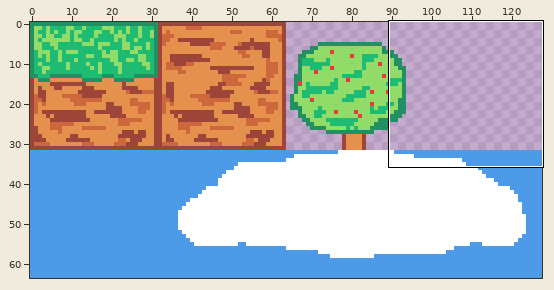
File history of a sprite sheet, assets/sprites/tileset.png. The first picture is a wide view before the edit; the outline marks the close-up.
Close-up. First the earlier version:
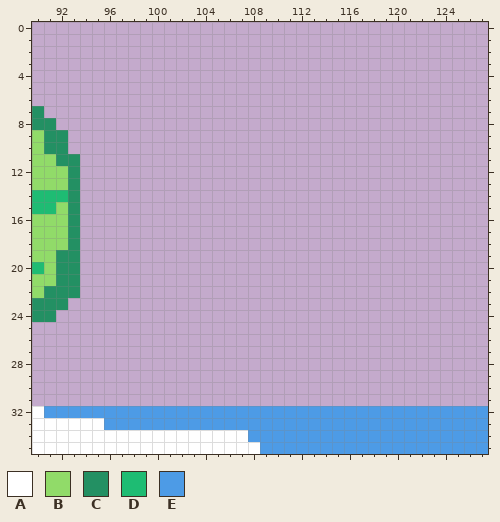
The file is 128x64 pixels. Shown: x 90..127, y 0..35.
Palette (. is transparent): A #ffffff  B #91db69  C #239063  D #1ebc73  E #4d9be6
Pixels before, first column x 90:
 7 C.....................................
 8 CC....................................
 9 BCC...................................
10 BCC...................................
11 BBCC..................................
12 BBBC..................................
13 BBBC..................................
14 DDDC..................................
15 DDBC..................................
16 BBBC..................................
17 BBBC..................................
18 BBBC..................................
19 BBCC..................................
20 DBCC..................................
21 BBCC..................................
22 BCCC..................................
23 CCC...................................
24 CC....................................
25 ......................................
26 ......................................
27 ......................................
28 ......................................
29 ......................................
30 ......................................
31 ......................................
32 AEEEEEEEEEEEEEEEEEEEEEEEEEEEEEEEEEEEEE
33 AAAAAAEEEEEEEEEEEEEEEEEEEEEEEEEEEEEEEE
34 AAAAAAAAAAAAAAAAAAEEEEEEEEEEEEEEEEEEEE
35 AAAAAAAAAAAAAAAAAAAEEEEEEEEEEEEEEEEEEE
Now the later version:
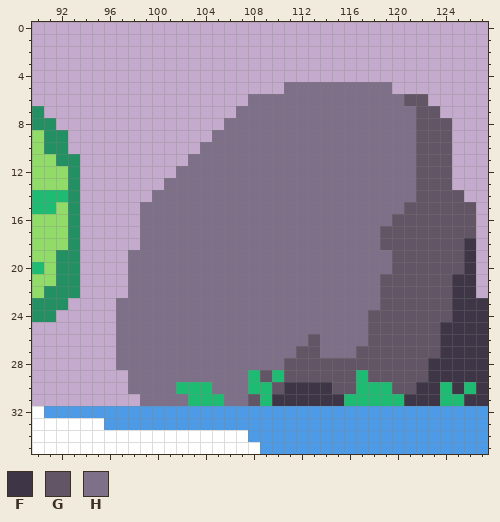
Colours new in this view: F #3e3546  G #625565  H #7f708a
Diff:
Changed rows in their new state; - is an unchanged pixel.
first column x 97:
 5 --------------HHHHHHHHH--------
 6 -----------HHHHHHHHHHHHHGG-----
 7 ----------HHHHHHHHHHHHHHHGG----
 8 ---------HHHHHHHHHHHHHHHHGGG---
 9 --------HHHHHHHHHHHHHHHHHGGG---
10 -------HHHHHHHHHHHHHHHHHHGGG---
11 ------HHHHHHHHHHHHHHHHHHHGGG---
12 -----HHHHHHHHHHHHHHHHHHHHGGG---
13 ----HHHHHHHHHHHHHHHHHHHHHGGG---
14 ---HHHHHHHHHHHHHHHHHHHHHHGGGG--
15 --HHHHHHHHHHHHHHHHHHHHHHGGGGGG-
16 --HHHHHHHHHHHHHHHHHHHHHGGGGGGG-
17 --HHHHHHHHHHHHHHHHHHHHGGGGGGGG-
18 --HHHHHHHHHHHHHHHHHHHHGGGGGGGF-
19 -HHHHHHHHHHHHHHHHHHHHHHGGGGGGF-
20 -HHHHHHHHHHHHHHHHHHHHHHGGGGGGF-
21 -HHHHHHHHHHHHHHHHHHHHHGGGGGGFF-
22 -HHHHHHHHHHHHHHHHHHHHHGGGGGGFF-
23 HHHHHHHHHHHHHHHHHHHHHHGGGGGGFFF
24 HHHHHHHHHHHHHHHHHHHHHGGGGGGGFFF
25 HHHHHHHHHHHHHHHHHHHHHGGGGGGFFFF
26 HHHHHHHHHHHHHHHHGHHHHGGGGGGFFFF
27 HHHHHHHHHHHHHHHGGHHHGGGGGGGFFFF
28 HHHHHHHHHHHHHHGGGGGGGGGGGGFFFFF
29 -HHHHHHHHHHDGDGGGGGGDGGGGGFFFFF
30 -HHHHDDDHHHDDGFFFFGGDDDGGFFDFDF
31 --HHHHDDDHHGDFFFFFFDDDDDFFFDDFF
Pixel boxes of the changes (left, top, right, bottom) in both close-ups:
added: (116, 82, 488, 406)
